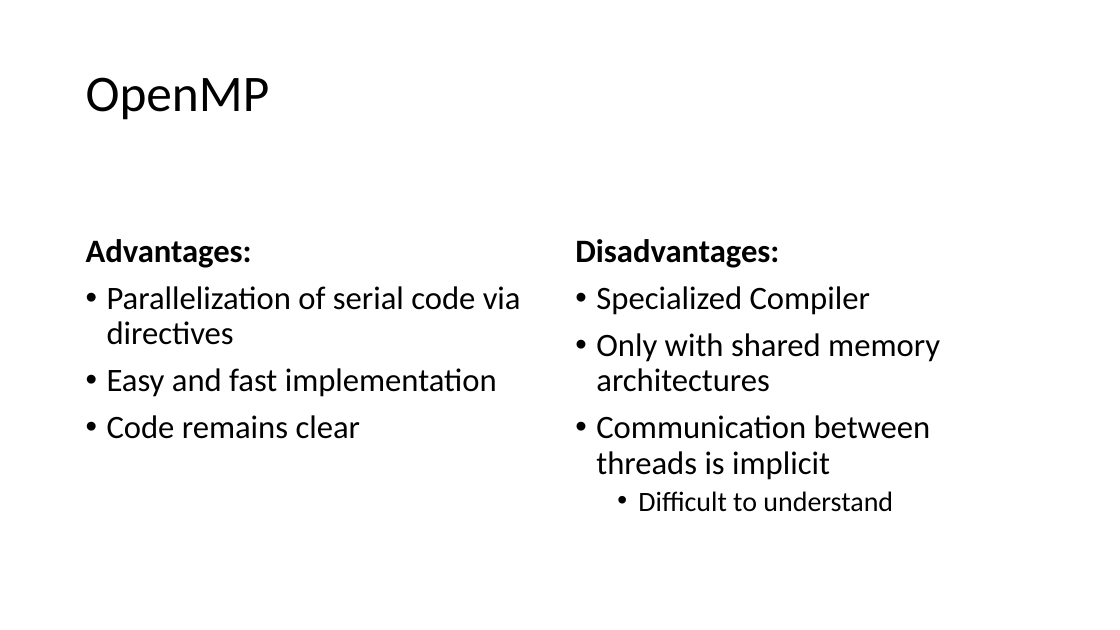
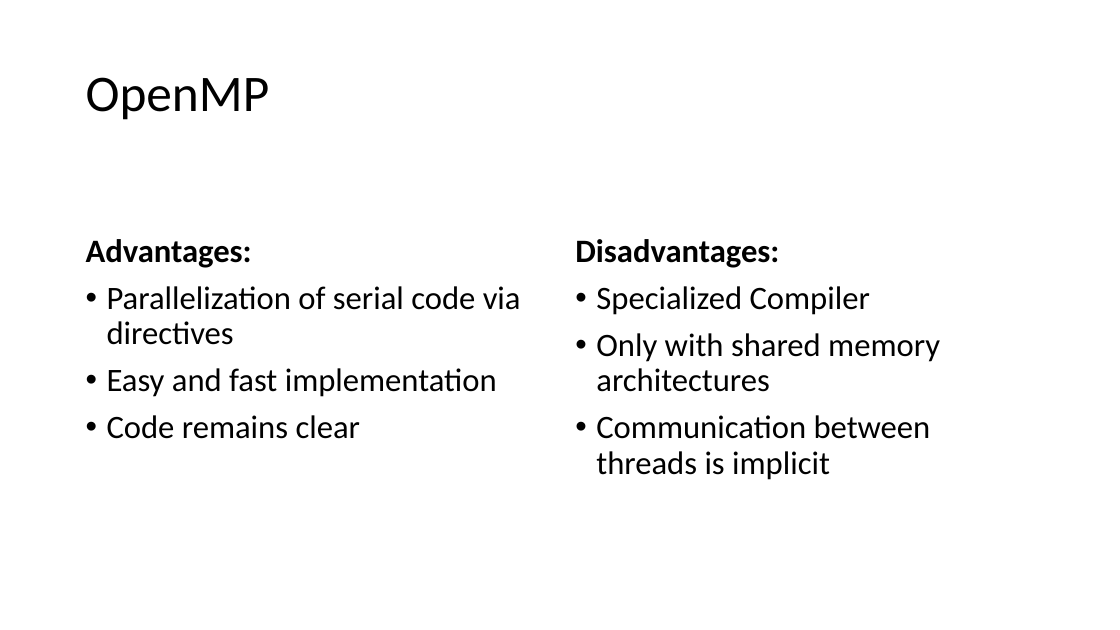
Before and after one commit to dyeske61283/ASE_OpenMP, a slide deck: slide 11 of OpenMP_Folien.pptx. Drawn at 1120x630 pixels with LibreOffice and Linux fonts; fonts in the diff are those of the drawing. Boxes give left, top, right and bottom in pixels: in the first picture for what was removed or moved away, otherwise in the second. Text is boxed around its words. In the diff, an @@ line names an element or a change of style, - is before the commit and + after.

```diff
--- a/OpenMP_Folien.pptx
+++ b/OpenMP_Folien.pptx
@@ text at bbox=[638, 491, 893, 512]: paragraph removed @@
-  • Difficult to understand
```
Also in this commit, not shown: 2 other slides changed.
